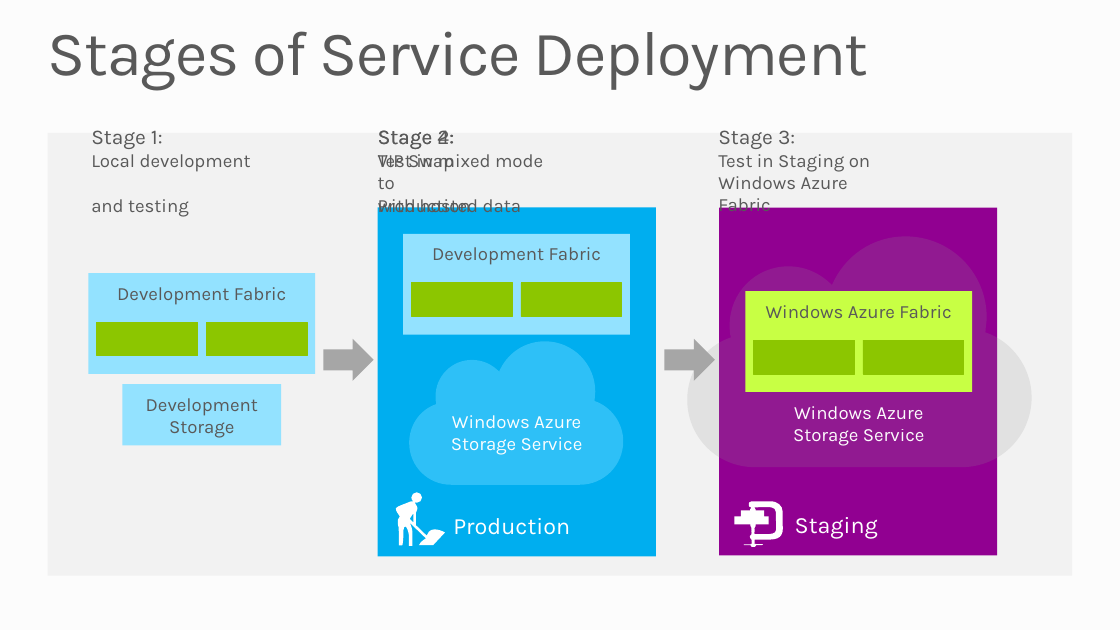
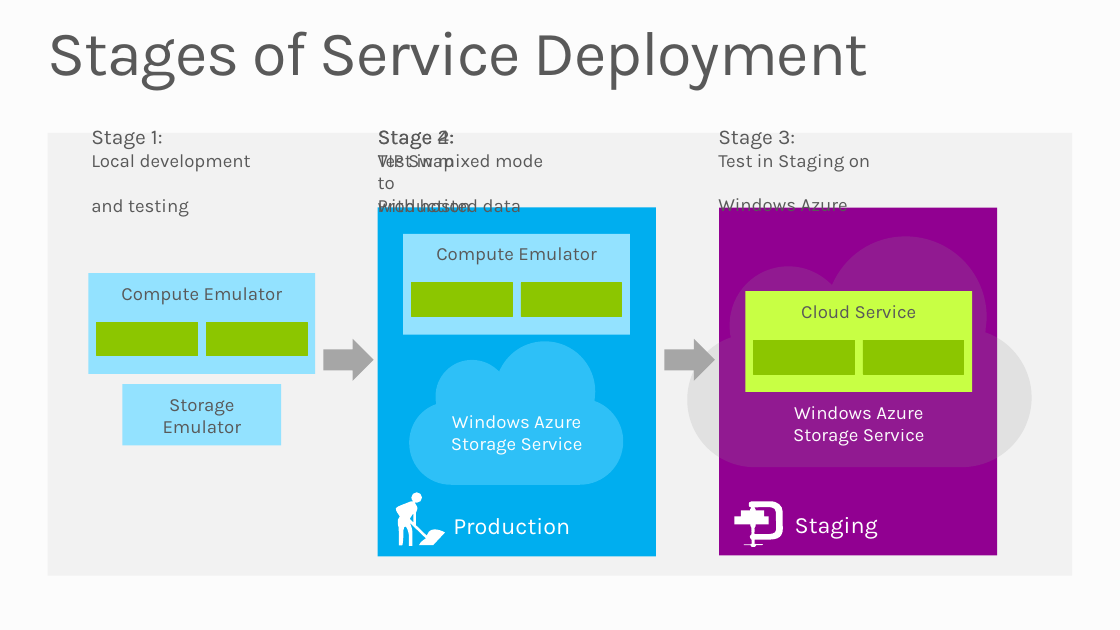
Before and after one commit to mwasham/WATK-Presentations, a slide deck: slide 6 of WindowsAzureApplicationLifecycle/WindowsAzureApplicationLifecycle.pptx. Drawn at 1120x630 pixels with LibreOffice and Linux fonts; fonts in the diff are those of the drawing; background and template pictures are left out. Boxes give left, top, right and bottom in pixels: in the first picture for what was removed or moved away, otherwise in the second. Text is boxed around its words. In the diff, an @@ line names an element or a change of style, - is before the commit and + after.

```diff
--- a/WindowsAzureApplicationLifecycle/WindowsAzureApplicationLifecycle.pptx
+++ b/WindowsAzureApplicationLifecycle/WindowsAzureApplicationLifecycle.pptx
@@ text at box(718, 130, 870, 217): text changed @@
-Stage 3:
-Test in Staging on
-Windows Azure Fabric
+Stage 3:
+Test in Staging on
+Windows Azure
@@ text in rectangle at box(436, 247, 597, 265): text changed @@
-Development Fabric
+Compute Emulator
@@ text in rectangle at box(121, 287, 283, 305): text changed @@
-Development Fabric
+Compute Emulator
@@ text in rectangle at box(801, 305, 917, 318): text changed @@
-Windows Azure Fabric
+Cloud Service
@@ text in rectangle at box(163, 399, 242, 433): text changed @@
-Development Storage
+Storage Emulator
```
Also in this commit, not shown: 4 other slides changed, 1 other file.
